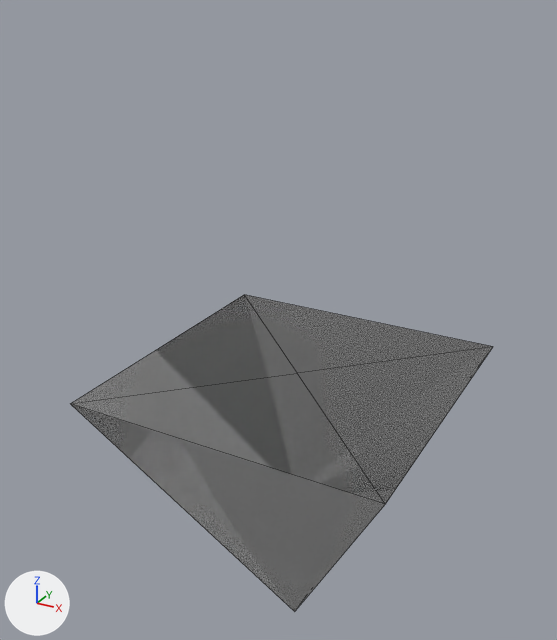
Two versions of the glTF model public/glb/choose.glb, one commit apart.
Camera for both pictures: a camera (50 mm lens) standing at (0.256, -0.497, 0.292) and looking at (-0.022, 0.008, 0.04). Arrows for +X, +Y and +Z are at lower left; the lights stay in place. Mesh edges are drawn as thin lines. Where no turn or scale is listed for an object, it has been applied to the vertices.

The first picture shows 'Pyramid001'.
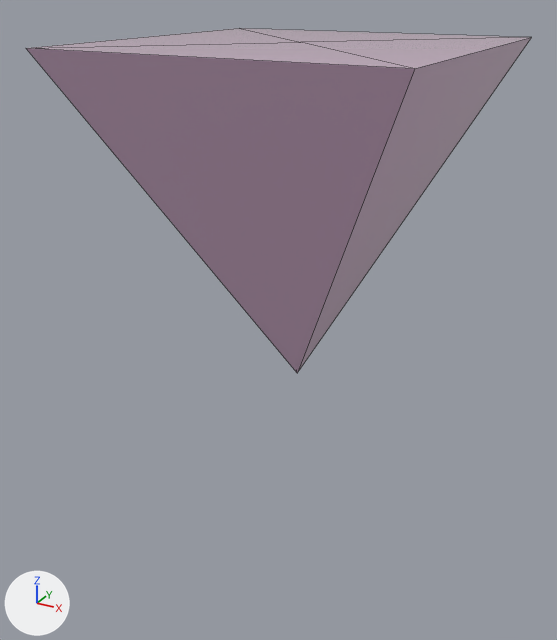
Pixel boxes [x1, y1, x2, y2] of what changed, in the pictures (557 x 640 px):
'Pyramid001', recoloured, surface changed, moved
    before: [71, 295, 493, 612]
    after: [26, 28, 532, 373]

Diff of the bpy script that builds the scene:
```diff
--- a/public/glb/choose.glb.py
+++ b/public/glb/choose.glb.py
@@ mat_m_01___default @@
 mat_m_01___default = principled_material('M_01___Default')
-mat_m_01___default.base_color = (0.5, 0.5, 0.5)  # grey #bcbcbc
+mat_m_01___default.base_color = (0.74, 0.5, 0.692)  # light grey #dfbcd9
 mat_m_01___default.roughness = 0.0
-mat_m_01___default.transmission_weight = 0.9
@@ ob_pyramid001 @@
 ob_pyramid001 = bpy.data.objects.new('Pyramid001', me_pyramid001)
-ob_pyramid001.location = (0.0, 0.0, 0.0)
+ob_pyramid001.location = (0.0, 0.0, 0.254)
```
